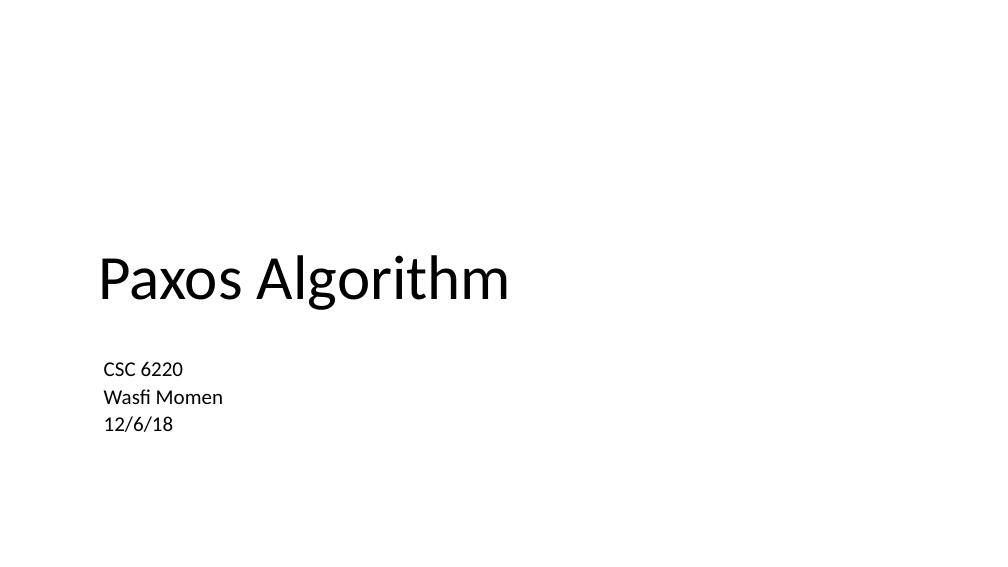
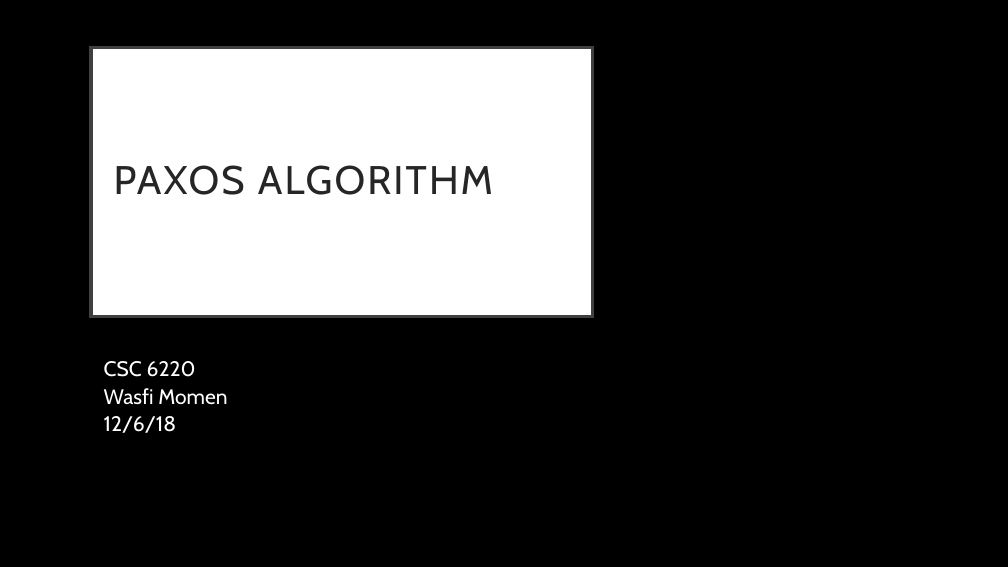
Before and after one commit to CodeFluent/Notes, a slide deck: slide 1 of CS-6220/hw/Grad_Project/Paxos Algorithm.pptx. Drawn at 1008x567 pixels with LibreOffice and Linux fonts; fonts in the diff are those of the drawing. Boxes give left, top, right and bottom in pixels: in the first picture for what was removed or moved away, otherwise in the second. Text is boxed around its words. In the diff, an @@ line names an element or a change of style, - is before the commit and + after.

```diff
--- a/CS-6220/hw/Grad_Project/Paxos Algorithm.pptx
+++ b/CS-6220/hw/Grad_Project/Paxos Algorithm.pptx
@@ background #FFFFFF to #000000 @@
@@ title "PAXOS ALGORITHM": place and size @@
-title "PAXOS ALGORITHM" at [99,255,511,310]
+title "PAXOS ALGORITHM" at [91,48,593,317]
@@ title "PAXOS ALGORITHM" at [91,48,593,317]: vertical alignment bottom to middle; fill none to #FFFFFF; outline none to #404040 3 pt @@
@@ title at [114,165,493,195]: text changed; size 60 to 38 pt; font Calibri to Cabin; text colour #000000 to #262626 @@
-Paxos Algorithm
+PAXOS ALGORITHM
@@ subtitle "CSC 6220" at [104,361,227,433]: font Calibri to Cabin, text colour #000000 to #FFFFFF @@
```
Also in this commit, not shown: 1 other slide changed, 10 slides added, 14 slides removed, 16 other files.
